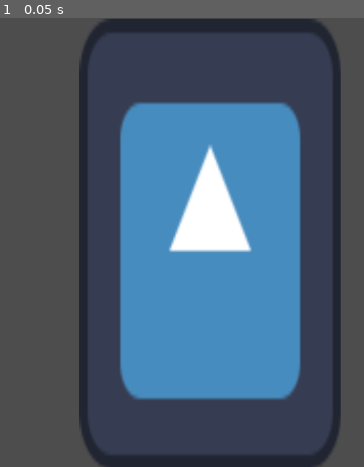
Above: before the commit, frame 1.
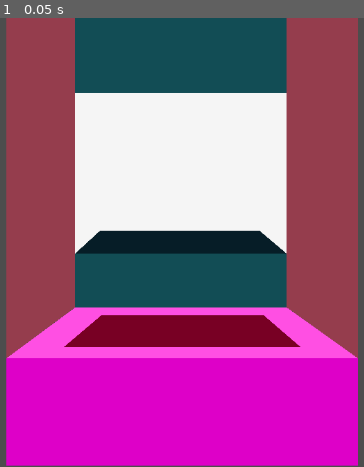
Above: after the commit, the same moment.

Repository: phln1108/GameJam
Game: Godot game, scene res://Scenes/game.tscn
Same seed, same stepped clock (60 frames per second), same inputs: the game is played once before the commit and once after it. Before the commit the project starts from res://Scenes/book.tscn. The engine's default icon, where the game draws it, is replaced by a stand-in: a white triangle on a blue panel in a dark square.
Inputs:
- Up to frame 1 (0.05 s): no input

The runs differ from the first frame. In frame 1, 95% of the frame differs, in the area x 1-99%, y 0-100%.

Commit message:
Criando o UI responsivo

Diff:
--- a/Scenes/dragable.tscn
+++ b/Scenes/dragable.tscn
@@ -1,6 +1,6 @@
-[gd_scene load_steps=3 format=3 uid="uid://bnvvyv7rbdxah"]
+[gd_scene load_steps=3 format=3 uid="uid://brqyefacwo8dh"]
 
-[ext_resource type="Script" path="res://dragable.gd" id="1_0vi60"]
+[ext_resource type="Script" path="res://Scripts/dragable.gd" id="1_0vi60"]
 [ext_resource type="Texture2D" uid="uid://b6rgr1h1ug8o7" path="res://icon.svg" id="1_t0w23"]
 
 [node name="Draggable" type="Sprite2D"]
--- /dev/null
+++ b/Scenes/game.tscn
@@ -0,0 +1,23 @@
+[gd_scene load_steps=2 format=3 uid="uid://cdpkl7bhedquv"]
+
+[ext_resource type="Texture2D" uid="uid://be36d1o617up6" path="res://Sprites/tenda.png" id="1_xbmcg"]
+
+[node name="Game" type="Node"]
+
+[node name="CanvasLayer" type="CanvasLayer" parent="."]
+
+[node name="TextureRect" type="TextureRect" parent="CanvasLayer"]
+anchors_preset = -1
+anchor_left = 0.28
+anchor_right = 0.72
+anchor_bottom = 1.0
+offset_left = -0.808014
+offset_right = -0.472046
+offset_bottom = -6.0
+grow_horizontal = 2
+grow_vertical = 2
+size_flags_horizontal = 6
+size_flags_vertical = 6
+texture = ExtResource("1_xbmcg")
+expand_mode = 5
+stretch_mode = 4
--- a/project.godot
+++ b/project.godot
@@ -11,7 +11,7 @@
 [application]
 
 config/name="GameJam"
-run/main_scene="res://Scenes/book.tscn"
+run/main_scene="res://Scenes/game.tscn"
 config/features=PackedStringArray("4.3", "Forward Plus")
 config/icon="res://icon.svg"
 
Renamed: dragable.gd -> Scripts/dragable.gd
Binary file added: Sprites/tenda.png
Not shown, added: Sprites/tenda.png.import
Not shown, added: .DS_Store
